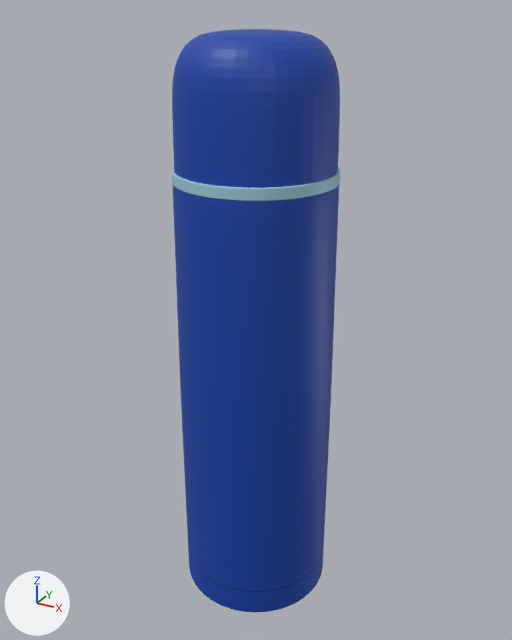
The FBX model Assets/Resource/Global/Model/一般物件/保溫瓶/保溫瓶.fbx as it was, and as the next commit left it.
The view is the same before and after, from a 50 mm lens placed at (0.119, -0.216, 0.233), pointed at (-0.001, 0.003, 0.124). The axes (+X, +Y, +Z) are drawn at lower left. The lights are the same throughout. Where no turn or scale is listed for an object, it has been applied to the vertices. Vertices at the same position are counted once.

In view in the first picture: '瓶蓋', '瓶身'.
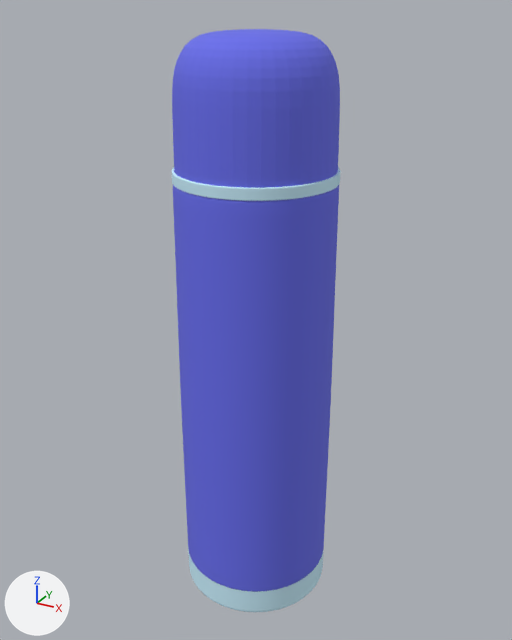
Location of each change, [x1, y1, x2, y2] in pixels of the pictures (512 x 640 px):
part 1 of me_mesh_001, recoloured: [172, 167, 341, 201] in both
part 2 of me_mesh_001, recoloured: [172, 29, 340, 188] in both
part 3 of me_mesh_002, recoloured: [173, 185, 339, 592] in both
part 4 of me_mesh_002, recoloured (blue to cyan): [188, 549, 323, 612] in both

What the commit changed:
Material '02 - Default' (mat_02___default) is new.
Its base color is (0.588, 0.871, 1.0) (cyan #caf0ff).
Its roughness is 0.859.
Material '01 - Default' (mat_01___default) is new.
Its base color is (0.137, 0.153, 0.827) (blue #676deb).
Its roughness is 0.859.
Material '03 - Default' (mat_03___default) is new.
Its base color is (0.588, 0.588, 0.588) (light grey #cacaca).
Its roughness is 0.859.
me_mesh_002 has 6834 vertices, 13664 faces and spans x -0.03..0.03, y -0.03..0.03, z -0.101..0.101.
me_mesh_002 is used by ob_瓶身; location (0.0, 0.0, 0.1091).
me_mesh_002 no longer uses material mat_000_1_0 (pink #f69de2).
me_mesh_002 part 3: 4518 of the faces centred in x -0.03..0.03, y -0.03..0.03, z -0.1..0.083 switch from mat_000_0_0 (blue #0d42a9) to mat_01___default (blue #686deb).
me_mesh_002 part 4: 959 of the faces centred in x -0.03..0.03, y -0.03..0.03, z -0.101..-0.089 switch from mat_000_0_0 (blue #0d42a9) to mat_02___default (cyan #caf0ff).
me_mesh_002 now uses material mat_03___default (light grey #cacaca).
me_mesh_001 has 3266 vertices, 6448 faces and spans x -0.0291..0.0291, y -0.0291..0.0291, z -0.0244..0.0244.
me_mesh_001 is used by ob_瓶蓋; location (0.0, 0.0, 0.2029).
me_mesh_001 no longer uses material mat_001_1_1 (yellow #d3e042).
me_mesh_001 no longer uses material mat_000_1_0 (pink #f69de2).
me_mesh_001 part 1: 1758 of the faces centred in x -0.029..0.029, y -0.029..0.029, z -0.0244..-0.0203 switch from mat_001_0_1 (cyan #9fcedd) to mat_02___default (cyan #caf0ff).
me_mesh_001 part 2: all 1308 faces that had it switch from mat_000_0_0 (blue #0d42a9) to mat_01___default (blue #686deb).
me_mesh_001 now uses material mat_03___default (light grey #cacaca).
